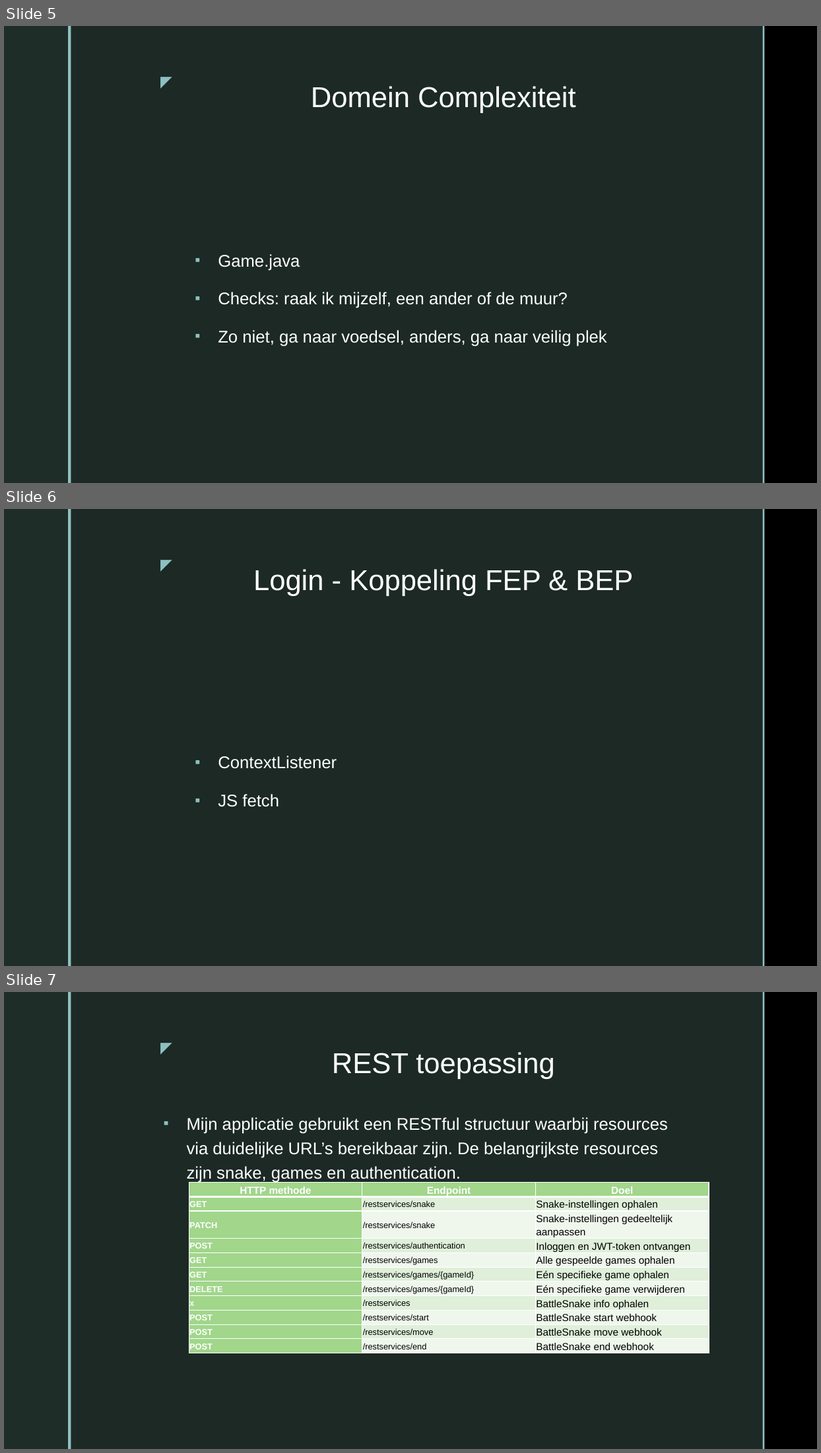
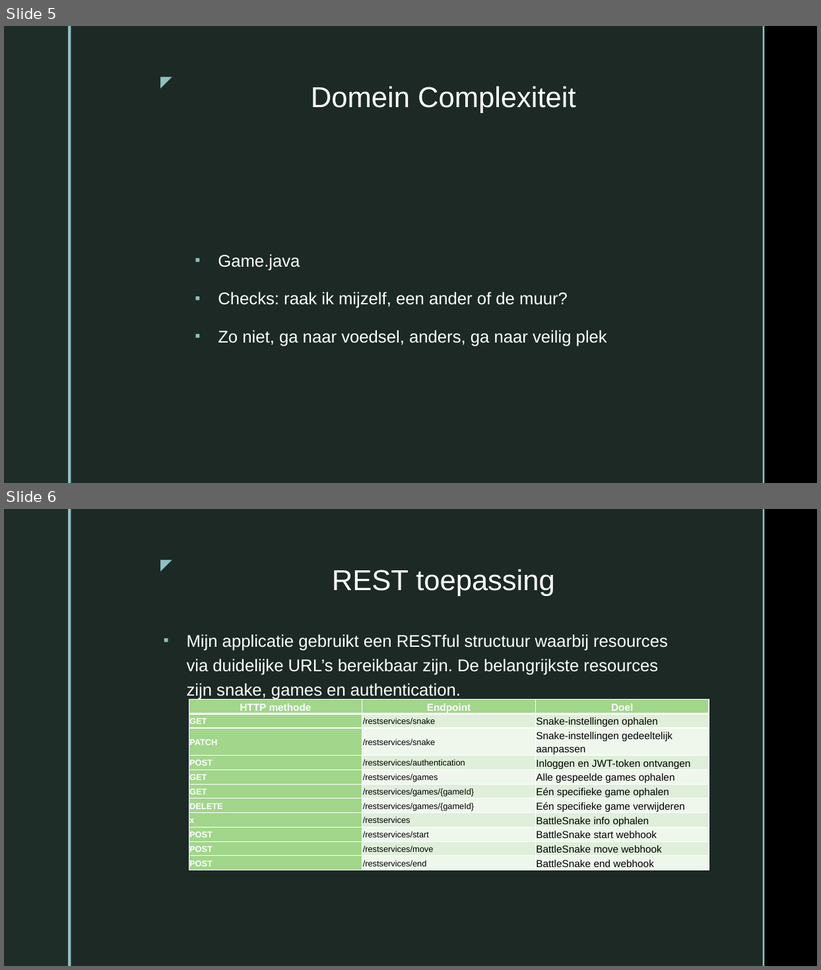
Before and after one commit to LeroyAndrade/BattleSnake, a slide deck: Presentatie1.pptx. Shown one above the other, each under a label of ours: slides 5, 6 and 7 before the commit, slides 5 and 6 after it. The pictures are 821x1453 and 821x970 pixels, drawn with LibreOffice and Linux fonts; fonts in the diff are those of the drawing; background and template pictures are left out. Boxes give left, top, right and bottom in pixels: in the first picture for what was removed or moved away, otherwise in the second. Text is boxed around its words. In the diff, an @@ line names an element or a change of style, - is before the commit and + after.

```diff
--- a/Presentatie1.pptx
+++ b/Presentatie1.pptx
@@ slide 6 removed at [4, 509, 817, 966], background picture (left out); not listed: 5 template elements that a slide beside it also shows @@
@@ title removed at [253, 569, 633, 596] @@
-Login - Koppeling FEP & BEP
@@ text removed at [218, 756, 337, 807] @@
-▪ ContextListener
-▪ JS fetch
@@ what was slide 7 is now slide 6 @@
```
Also in this commit, not shown: 4 slides changed, 1 slide added, 1 other slide removed, 9 other files.
